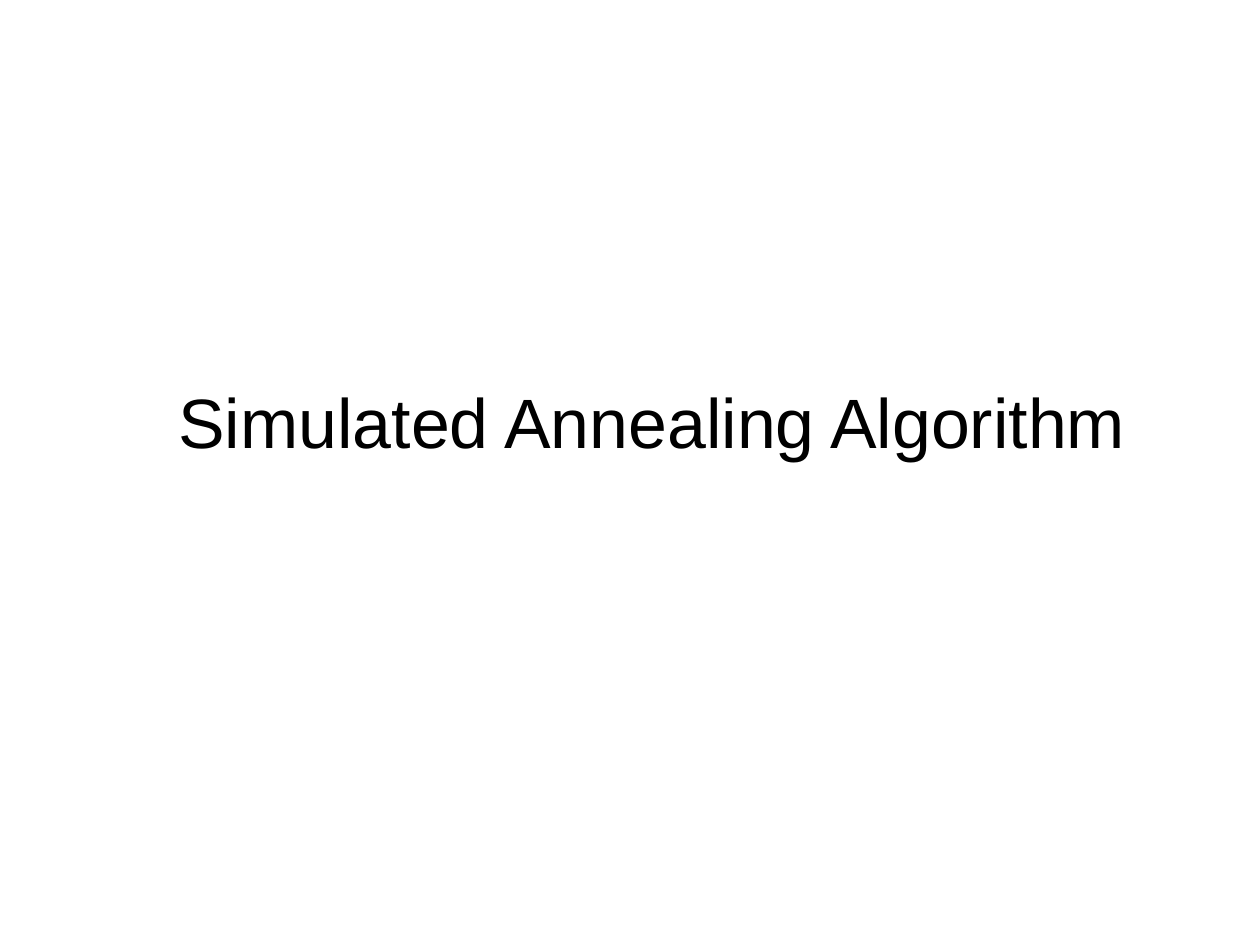
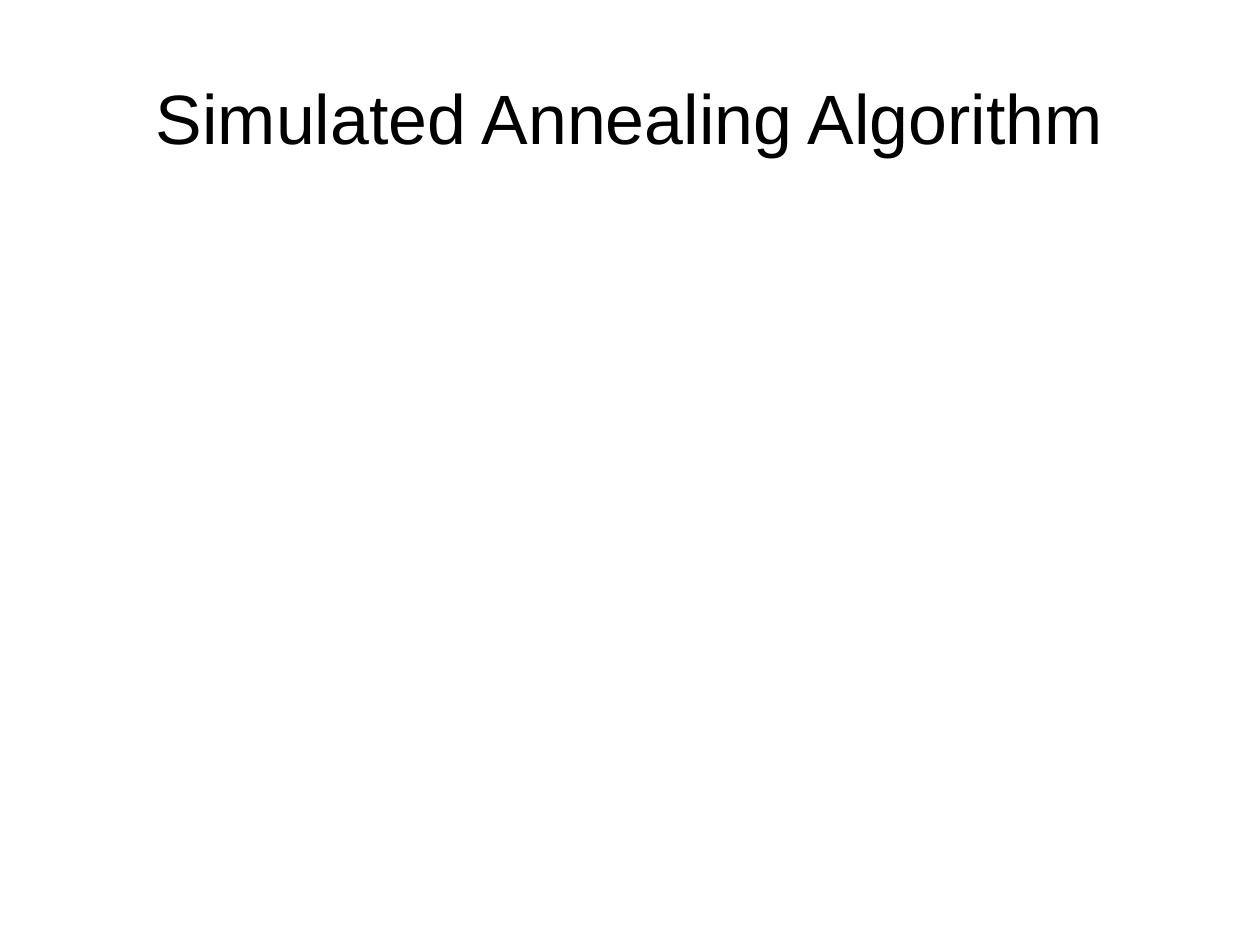
Before and after one commit to 2090140L/Glasgow-TSP-Challenge, a slide deck: slide 6 of presentation.odp (slide 3 before the commit). Drawn at 1260x945 pixels with LibreOffice and Linux fonts; fonts in the diff are those of the drawing. Boxes give left, top, right and bottom in pixels: in the first picture for what was removed or moved away, otherwise in the second. Text is boxed around its words. In the diff, an @@ line names an element or a change of style, - is before the commit and + after.

```diff
--- a/presentation.odp
+++ b/presentation.odp
@@ title "Simulated Annealing Algorithm": place and size @@
-title "Simulated Annealing Algorithm" at <box>178,397,1125,462</box>
+title "Simulated Annealing Algorithm" at <box>156,93,1103,157</box>
@@ title "Simulated Annealing Algorithm" at <box>156,93,1103,157</box>: indent changed @@
```
Also in this commit, not shown: 1 other slide changed, 4 slides added, 5 slides removed, 2 other files.
